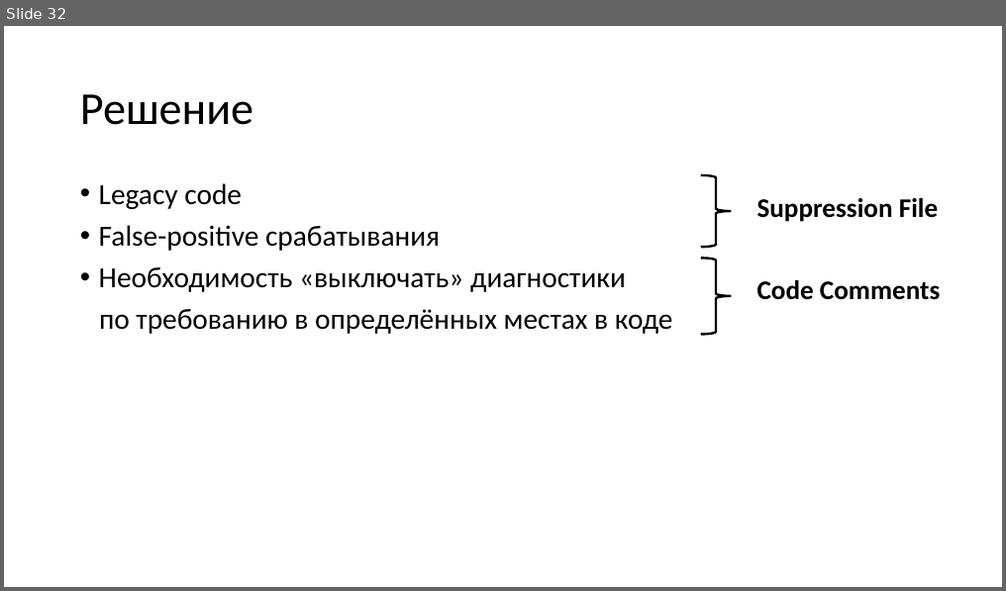
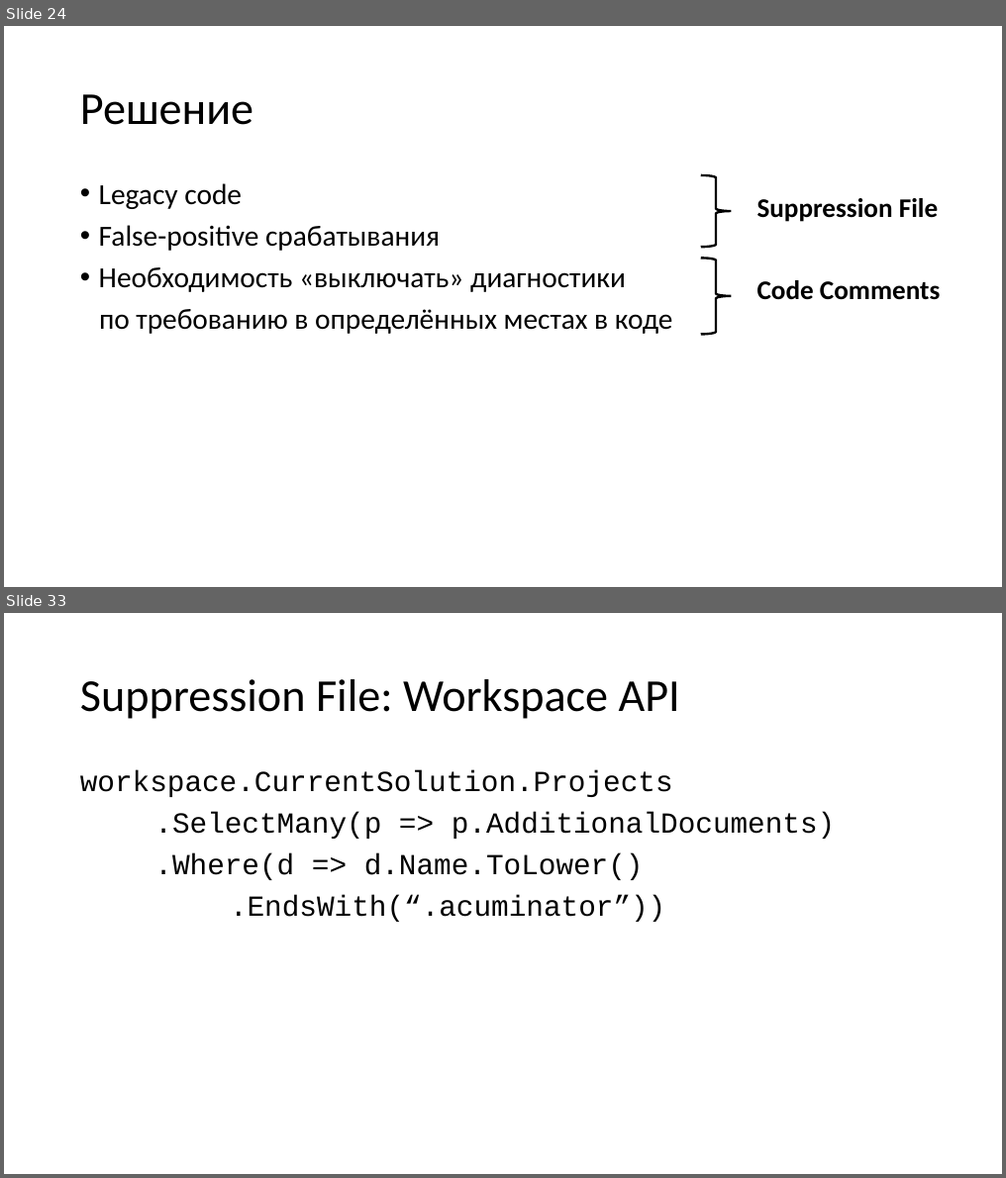
Before and after one commit to dropsonic/dotNext2019_slides, a slide deck: Roslyn - mastering static code analysis.pptx. Shown one above the other, each under a label of ours: slide 32 before the commit, slides 24 and 33 after it; the slides between them are not shown. The pictures are 1006x591 and 1006x1178 pixels, drawn with LibreOffice and Linux fonts; fonts in the diff are those of the drawing. Boxes give left, top, right and bottom in pixels: in the first picture for what was removed or moved away, otherwise in the second. Text is boxed around its words. In the diff, an @@ line names an element or a change of style, - is before the commit and + after.

```diff
--- a/Roslyn - mastering static code analysis.pptx
+++ b/Roslyn - mastering static code analysis.pptx
@@ slide 33 added at [4, 613, 1002, 1174], background #FFFFFF @@
@@ title added at [80, 679, 680, 719], 44 pt, text #000000 @@
+Suppression File: Workspace API
@@ text added at [80, 770, 835, 922], 28 pt, text #000000 @@
+workspace.CurrentSolution.Projects
+.SelectMany(p => p.AdditionalDocuments)
+.Where(d => d.Name.ToLower()
+.EndsWith(“.acuminator”))
@@ what was slide 32 is now slide 24 @@
```
Also in this commit, not shown: 10 slides changed, 17 other slides added, 8 slides removed, 3 other files.
